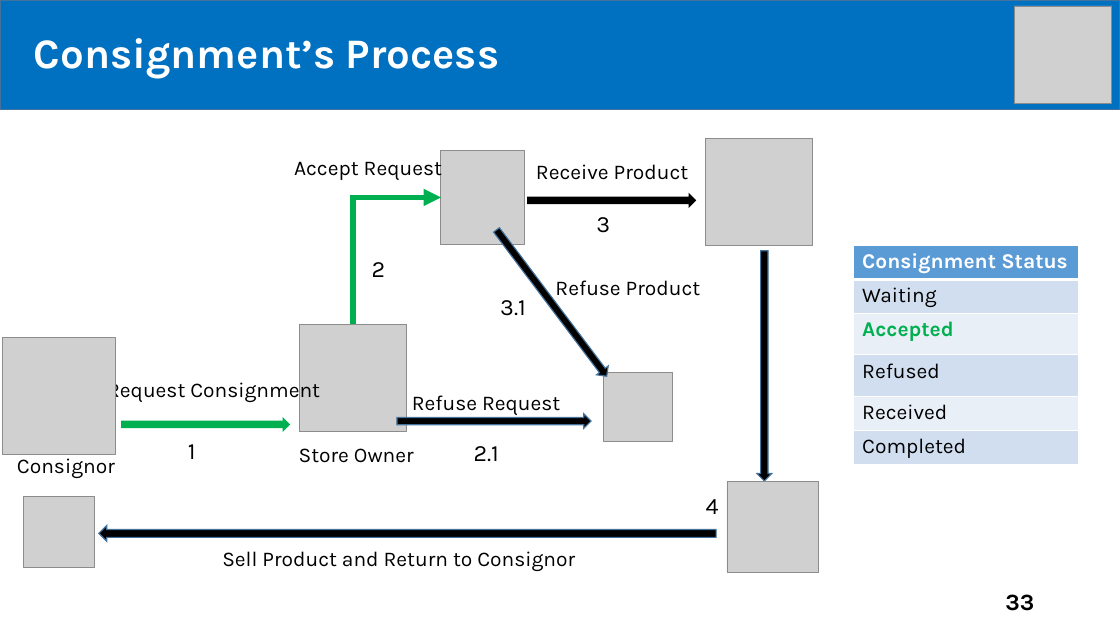
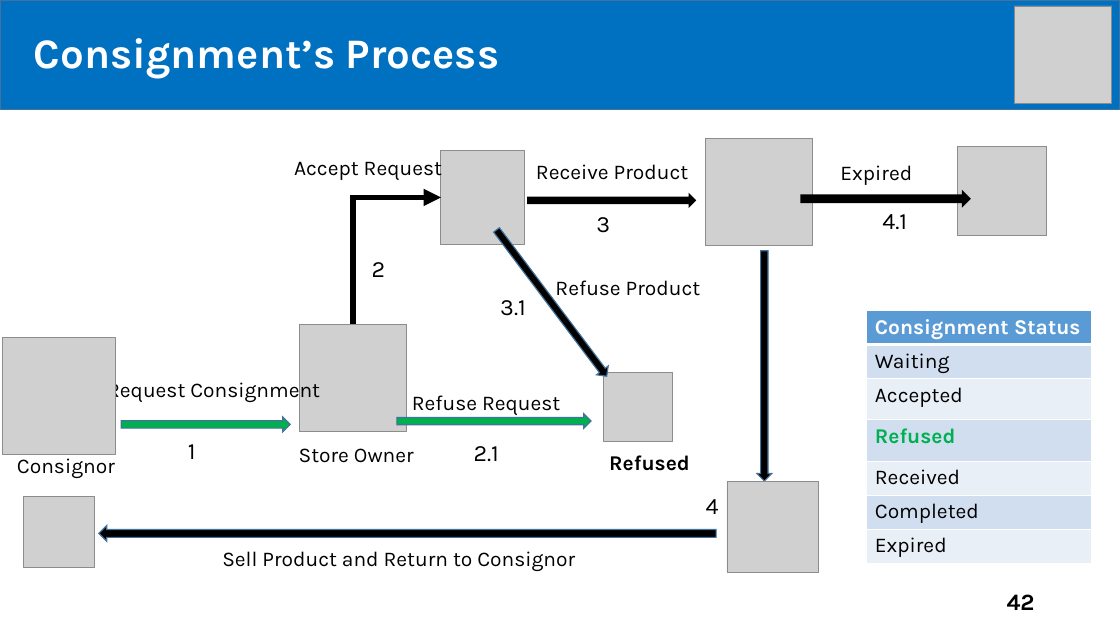
Before and after one commit to tiendan3108/CP, a slide deck: slide 42 of Source/Presentation/PreFinalPresentation.pptx (slide 33 before the commit). Drawn at 1120x630 pixels with LibreOffice and Linux fonts; fonts in the diff are those of the drawing; grey boxes stand for pictures. Boxes give left, top, right and bottom in pixels: in the first picture for what was removed or moved away, otherwise in the second. Text is boxed around its words. In the diff, an @@ line names an element or a change of style, - is before the commit and + after.

```diff
--- a/Source/Presentation/PreFinalPresentation.pptx
+++ b/Source/Presentation/PreFinalPresentation.pptx
@@ picture added at bbox=[958, 147, 1047, 236] @@
@@ text added at bbox=[840, 165, 912, 185], 18 pt, text #000000 @@
+Expired
@@ elbow arrow (353, 324) - (441, 197): stroke #00B050 5 pt to #000000 5 pt @@
@@ right arrow added at bbox=[802, 192, 970, 207], fill #000000, outline #000000 1 pt @@
@@ text added at bbox=[882, 214, 907, 229], 20 pt, text #000000 @@
+4.1
@@ table at bbox=[867, 311, 1091, 564] @@
+row 7: Expired
@@ table: place and size @@
-table at bbox=[854, 245, 1078, 465]
+table at bbox=[867, 311, 1091, 564]
@@ right arrow at bbox=[121, 417, 290, 432]: outline none to #43739E 1 pt @@
@@ right arrow at bbox=[397, 414, 592, 429]: fill #000000 to #00B050 @@
@@ text added at bbox=[609, 455, 690, 471], 18 pt, text #000000, bold @@
+Refused
@@ page number at bbox=[1007, 594, 1035, 610]: text changed @@
-33
+42
```
Also in this commit, not shown: 22 other slides changed, 14 slides added.
